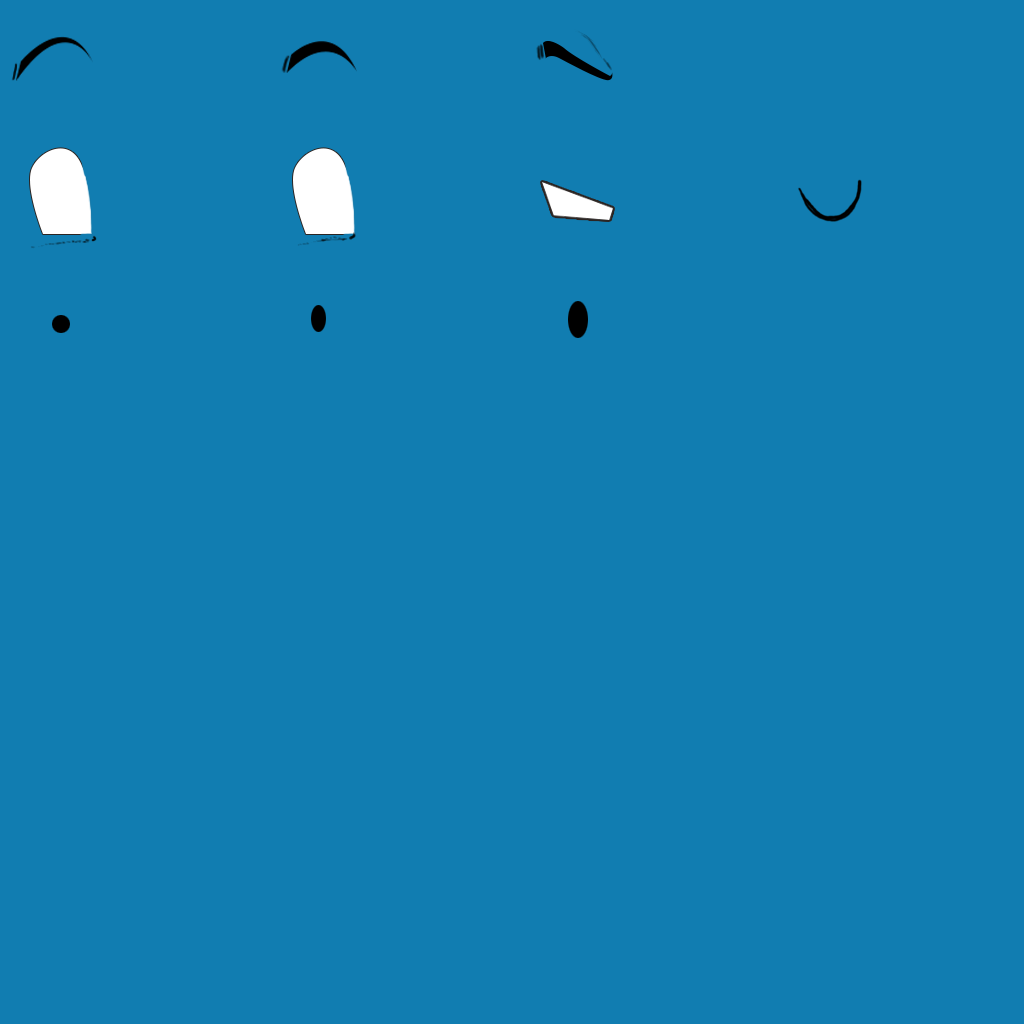
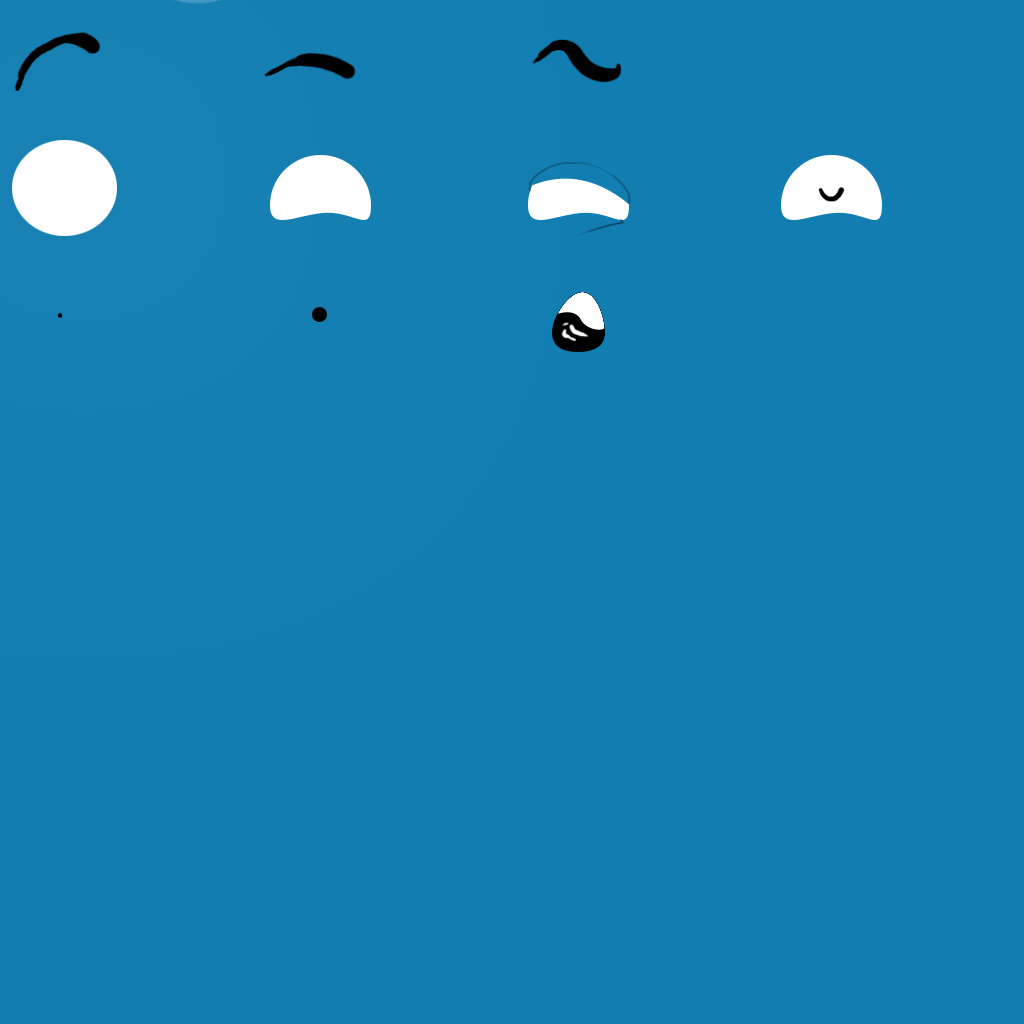
Before/after of a (1024, 1024) layered artwork. What changed in the layer stack:
added group "ranma" with 9 layers above "db" over [left=0, top=0, right=882, bottom=504]
added layer "Layer 15" in group "ranma" over [left=14, top=31, right=622, bottom=92]
added layer "Shape 2" in group "ranma" over [left=557, top=292, right=605, bottom=341]
added layer "Ellipse 2" in group "ranma" over [left=552, top=292, right=605, bottom=352]
added layer "Layer 14" in group "ranma" over [left=57, top=161, right=845, bottom=322]
added layer "Ellipse 1 copy" in group "ranma" over [left=528, top=178, right=629, bottom=220]
added layer "Ellipse 1 copy 2" in group "ranma" over [left=781, top=155, right=882, bottom=220]
added layer "Ellipse 1" in group "ranma" over [left=270, top=155, right=371, bottom=220]
added layer "Layer 13" in group "ranma" over [left=0, top=0, right=563, bottom=504]
moved "pupils copy" into group "db" over [left=52, top=305, right=326, bottom=333]
moved "pupils" (1st of 4, in "db") into group "db" over [left=568, top=301, right=588, bottom=338]
moved "tired" (1st of 2, in "db") into group "db" over [left=797, top=179, right=862, bottom=222]
moved "eye_tired" (1st of 2, in "db") into group "db" over [left=542, top=182, right=613, bottom=220]
moved "eyebrow_angry" (1st of 2, in "db") into group "db" over [left=536, top=30, right=613, bottom=81]
moved "eyebrow_normal" (1st of 2, in "db") into group "db" over [left=281, top=41, right=357, bottom=73]
moved "eye_normal" (1st of 3, in "db") into group "db" over [left=292, top=147, right=356, bottom=246]
moved "eyebrow_nurprised" into group "db" over [left=11, top=36, right=93, bottom=81]
moved "eye_surprised" (1st of 3, in "db") into group "db" over [left=29, top=147, right=97, bottom=249]
showed "Layer 0" over [left=0, top=0, right=882, bottom=504]
